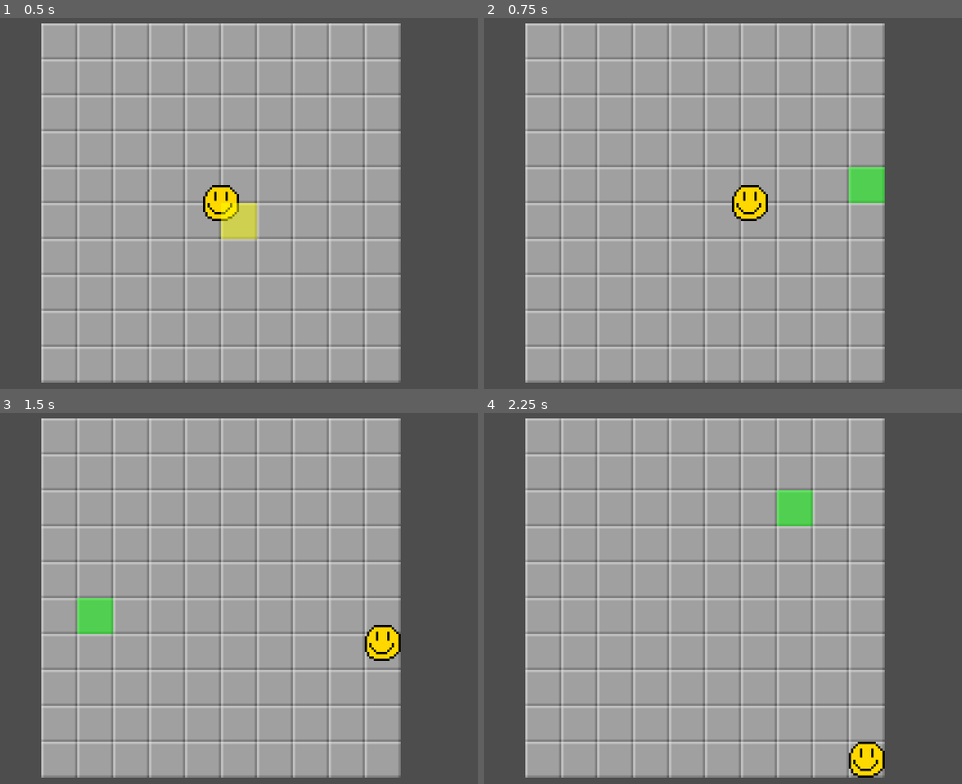
Above: before the commit, frames 1-4 (two rows, left to right).
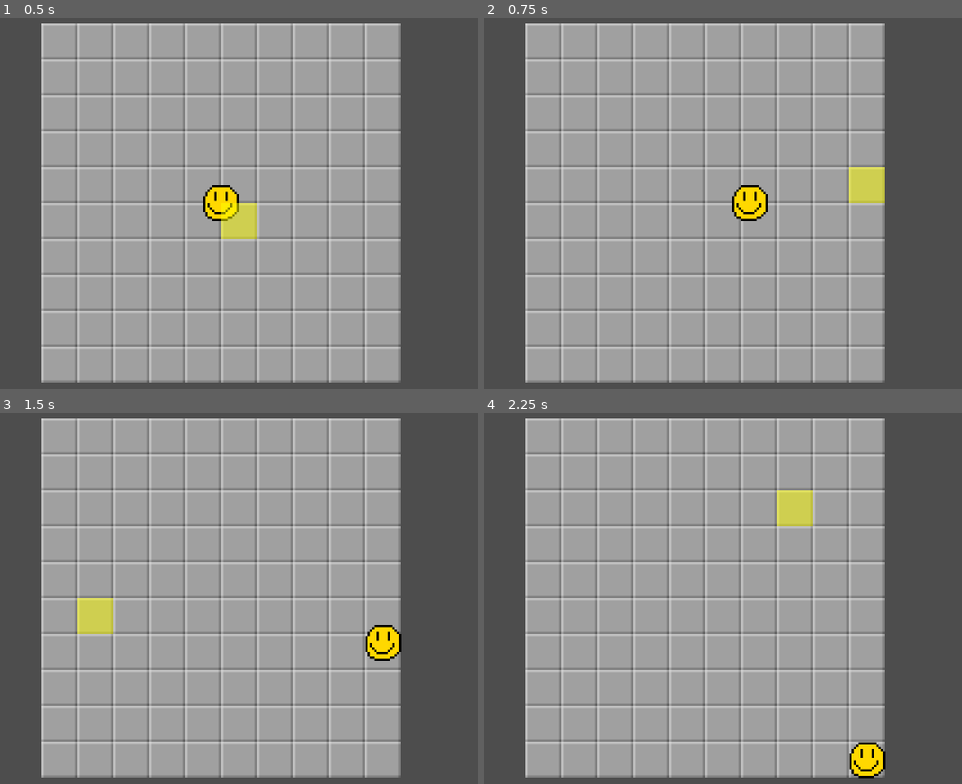
Above: after the commit, the same moments.

Repository: Stev51/gmtk-jam-2025
Game: Godot game, scene res://scenes/main.tscn
Two runs of this game, one before a commit and one after it. Both use one fixed random seed, a clock stepped at 60 frames per second and the inputs below.
Inputs (mouse positions are in pixels of both pictures, inside the frame that each line leads up to):
- Up to frame 1 (0.5 s): no input
- Up to frame 2 (0.75 s): tap Enter at 0.5 s; move the mouse to (861, 181) at 0.52 s; hold Right (ui_right) from 0.53 s (still down)
- Up to frame 3 (1.5 s): move the mouse to (76, 617) at 1.27 s; release Right (ui_right) at 1.28 s; hold Down (ui_down) from 1.28 s (still down)
- Up to frame 4 (2.25 s): move the mouse to (775, 509) at 2.02 s; release Down (ui_down) at 2.03 s; hold Right (ui_right) from 2.03 s (still down)

Frame 1 is identical in both runs. In frame 2, 0.7% of the frame differs, in the area x 76-84%, y 40-50%; in frame 3, 0.8%; in frame 4, 0.9%, in the area x 61-85%, y 20-99%.

Commit message:
Progress on mechanism placer
- Added more conditions for invalid placement

Diff:
--- a/project.godot
+++ b/project.godot
@@ -28,6 +28,8 @@
 [global_group]
 
 player=""
+mechanisms=""
+valid_map_area=""
 
 [input]
 
--- a/scenes/main.tscn
+++ b/scenes/main.tscn
@@ -31,5 +31,7 @@
 
 [node name="Main Clock" type="Timer" parent="."]
 
+[connection signal="area_entered" from="PlaceMarker/Area2D" to="PlaceMarker" method="_on_area_2d_area_entered"]
+[connection signal="area_exited" from="PlaceMarker/Area2D" to="PlaceMarker" method="_on_area_2d_area_exited"]
 [connection signal="body_entered" from="PlaceMarker/Area2D" to="PlaceMarker" method="_on_area_2d_body_entered"]
 [connection signal="body_exited" from="PlaceMarker/Area2D" to="PlaceMarker" method="_on_area_2d_body_exited"]
--- a/scenes/player.tscn
+++ b/scenes/player.tscn
@@ -4,7 +4,7 @@
 [ext_resource type="Script" uid="uid://7od0f2i0vkdn" path="res://scripts/player.gd" id="1_g2els"]
 
 [sub_resource type="CircleShape2D" id="CircleShape2D_g2els"]
-radius = 32.0
+radius = 31.0
 
 [node name="Player" type="CharacterBody2D" groups=["player"]]
 script = ExtResource("1_g2els")
--- a/scenes/world.tscn
+++ b/scenes/world.tscn
@@ -20,6 +20,9 @@
 tile_size = Vector2i(64, 64)
 sources/0 = SubResource("TileSetAtlasSource_rwgxs")
 
+[sub_resource type="RectangleShape2D" id="RectangleShape2D_nnsk1"]
+size = Vector2(624, 624)
+
 [node name="World" type="Node2D"]
 
 [node name="BackgroundTileMapLayer" type="TileMapLayer" parent="."]
@@ -34,3 +37,9 @@
 
 [node name="CollisionPolygon2D" type="CollisionPolygon2D" parent="HardBorder"]
 polygon = PackedVector2Array(0, 640, 640, 640, 640, 0, 0, 0, -64, -64, 704, -64, 704, 704, -64, 704, -64, -64, 0, 0)
+
+[node name="ValidMapArea" type="Area2D" parent="." groups=["valid_map_area"]]
+
+[node name="CollisionShape2D" type="CollisionShape2D" parent="ValidMapArea"]
+position = Vector2(320, 320)
+shape = SubResource("RectangleShape2D_nnsk1")
--- a/scripts/main.gd
+++ b/scripts/main.gd
@@ -1,11 +1,14 @@
 extends Node2D
 
-@onready var place_marker = $PlaceMarker
 @onready var world_node = $World
 @onready var main_tile_map_layer = $World/MainTileMapLayer
+@onready var player_node = $Player
+@onready var place_marker = $PlaceMarker
 
 func _process(delta):
 
 	var mouse_pos = main_tile_map_layer.get_local_mouse_position()
 	var cell_pos = main_tile_map_layer.local_to_map(mouse_pos)
 	place_marker.position = main_tile_map_layer.map_to_local(cell_pos) + world_node.position
+
+	place_marker.pos_dist = place_marker.position.distance_to(player_node.position)
--- a/scripts/place_marker.gd
+++ b/scripts/place_marker.gd
@@ -1,25 +1,43 @@
 extends Node2D
+
+const MAXIMUM_PLACEMENT_DISTANCE = 64 * 2.5
 
 const TRANSPARENCY = 0.5
 const GREEN = Color(0, 1, 0, TRANSPARENCY)
 const YELLOW = Color(1, 1, 0, TRANSPARENCY)
 const RED = Color(1, 0, 0, TRANSPARENCY)
+const TRANSPARENT = Color(0, 0, 0, 0)
 
 const SIZE = Vector2.ONE * 64
+
 @onready var display_shape = $Polygon2D
+@onready var collision_area = $Area2D
 
-enum States {VALID, SOFT_INVALID, HARD_INVALID}
+enum States {VALID, SOFT_INVALID, HARD_INVALID, OUT_OF_BOUNDS}
 
 var state = States.VALID
 var overlapping_player = false
+var overlapping_mechanism = false
+var out_of_bounds = false
+var pos_dist = 0
 
 func _process(delta):
+	check_mechanism_overlaps()
 	check_validity()
 	display_shape.color = state_to_color(state)
 
+func check_mechanism_overlaps():
+	overlapping_mechanism = false
+	for area in collision_area.get_overlapping_areas():
+		if area.is_in_group("mechanisms"):
+			overlapping_mechanism = true
+
 func check_validity():
-
-	if overlapping_player == true:
+	if out_of_bounds == true:
+		state = States.OUT_OF_BOUNDS
+	elif overlapping_mechanism == true:
+		state = States.HARD_INVALID
+	elif overlapping_player == true or pos_dist > MAXIMUM_PLACEMENT_DISTANCE:
 		state = States.SOFT_INVALID
 	else:
 		state = States.VALID
@@ -32,8 +50,10 @@
 			return YELLOW
 		States.HARD_INVALID:
 			return RED
+		States.OUT_OF_BOUNDS:
+			return TRANSPARENT
 		_:
-			return RED
+			return TRANSPARENT
 
 func _on_area_2d_body_entered(body):
 	if body.is_in_group("player"):
@@ -42,3 +62,11 @@
 func _on_area_2d_body_exited(body):
 	if body.is_in_group("player"):
 		overlapping_player = false
+
+func _on_area_2d_area_entered(area):
+	if area.is_in_group("valid_map_area"):
+		out_of_bounds = false
+
+func _on_area_2d_area_exited(area):
+	if area.is_in_group("valid_map_area"):
+		out_of_bounds = true
Not shown: 1 places in scenes/world.tscn that only renumber resources
